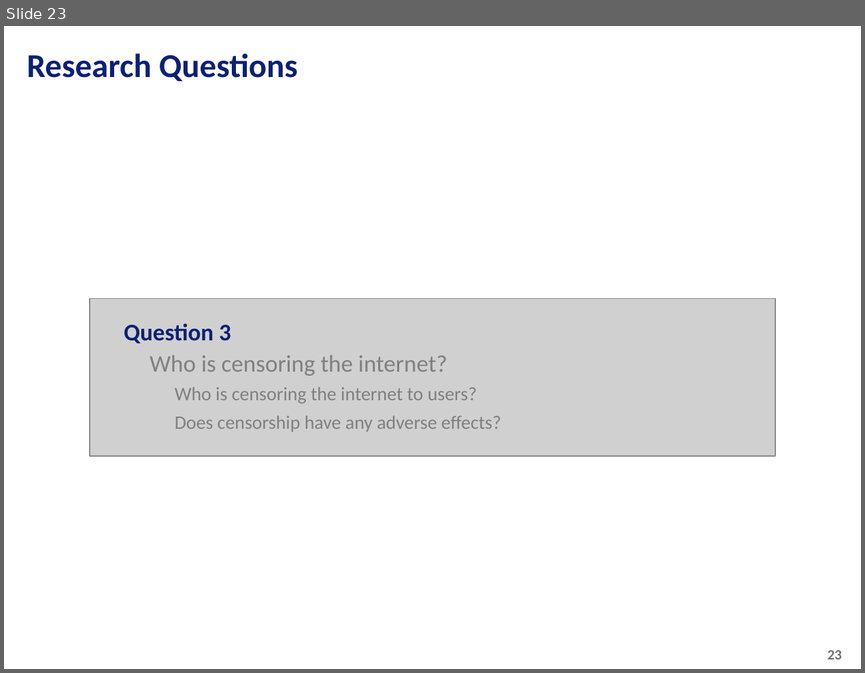
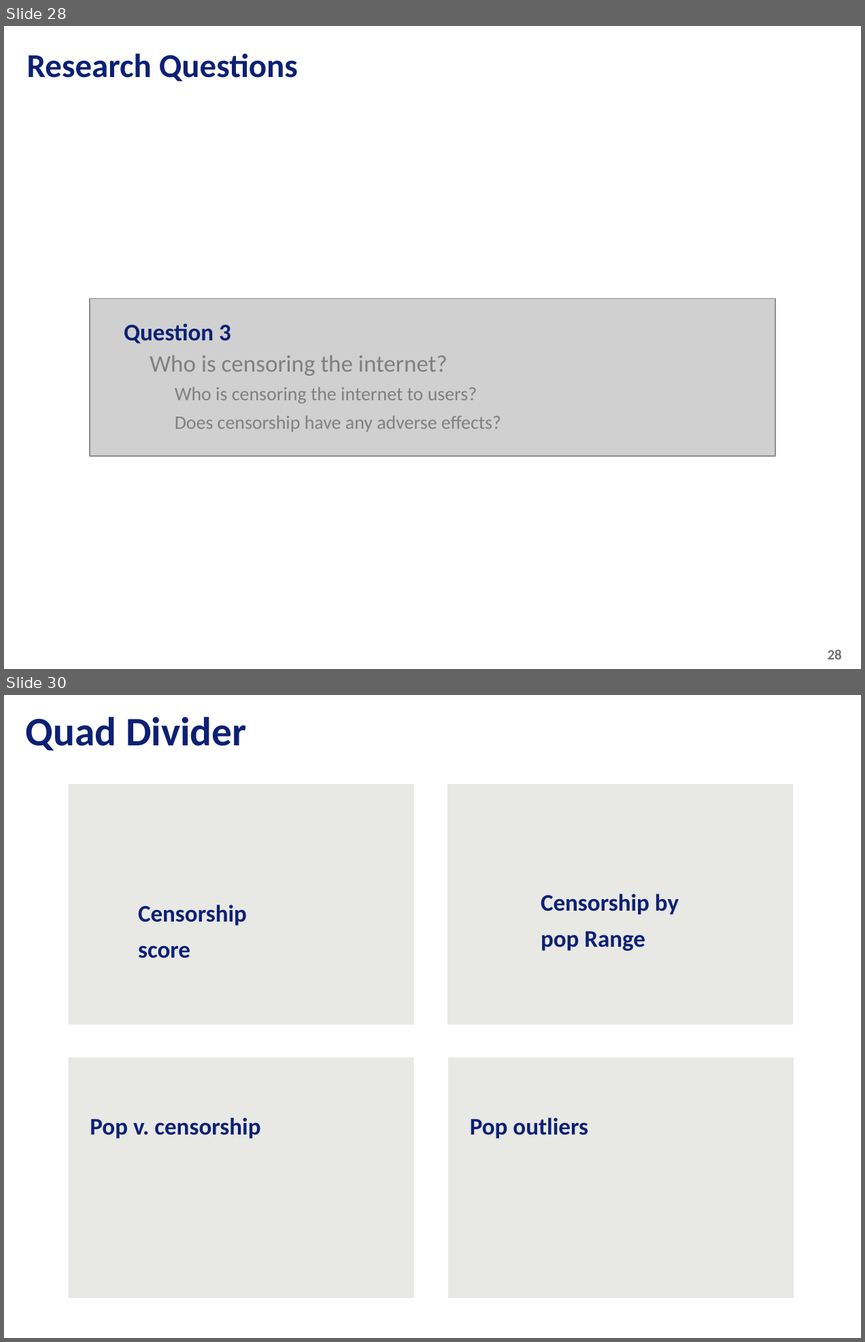
Before and after one commit to tiascott01/07_GroupProject1, a slide deck: Data Presentation.pptx. Shown one above the other, each under a label of ours: slide 23 before the commit, slides 28 and 30 after it; the slides between them are not shown. The pictures are 865x673 and 865x1342 pixels, drawn with LibreOffice and Linux fonts; fonts in the diff are those of the drawing; grey boxes stand for pictures; background and template pictures are left out. Boxes give left, top, right and bottom in pixels: in the first picture for what was removed or moved away, otherwise in the second. Text is boxed around its words. In the diff, an @@ line names an element or a change of style, - is before the commit and + after.

```diff
--- a/Data Presentation.pptx
+++ b/Data Presentation.pptx
@@ slide 30 added at (4, 695, 861, 1338), background picture (left out) @@
@@ text added at (26, 717, 247, 751), 34 pt, text #0C2074, bold @@
+Quad Divider
@@ rectangle added at (68, 784, 413, 1025), fill #E8E8E5 @@
@@ rectangle added at (447, 784, 792, 1025), fill #E8E8E5 @@
@@ text added at (541, 894, 679, 951), 20 pt, text #0C2074, bold @@
+Censorship by pop Range
@@ text added at (138, 904, 247, 958), 20 pt, text #0C2074, bold @@
+Censorship score
@@ rectangle added at (68, 1057, 413, 1298), fill #E8E8E5 @@
@@ rectangle added at (448, 1057, 793, 1298), fill #E8E8E5 @@
@@ text added at (90, 1117, 260, 1138), 20 pt, text #0C2074, bold @@
+Pop v. censorship
@@ text added at (470, 1117, 588, 1138), 20 pt, text #0C2074, bold @@
+Pop outliers
@@ what was slide 23 is now slide 28 @@
@@ page number at (827, 649, 842, 659): text changed @@
-23
+28
```
Also in this commit, not shown: 1 slide changed, 11 other slides added, 4 slides removed.
